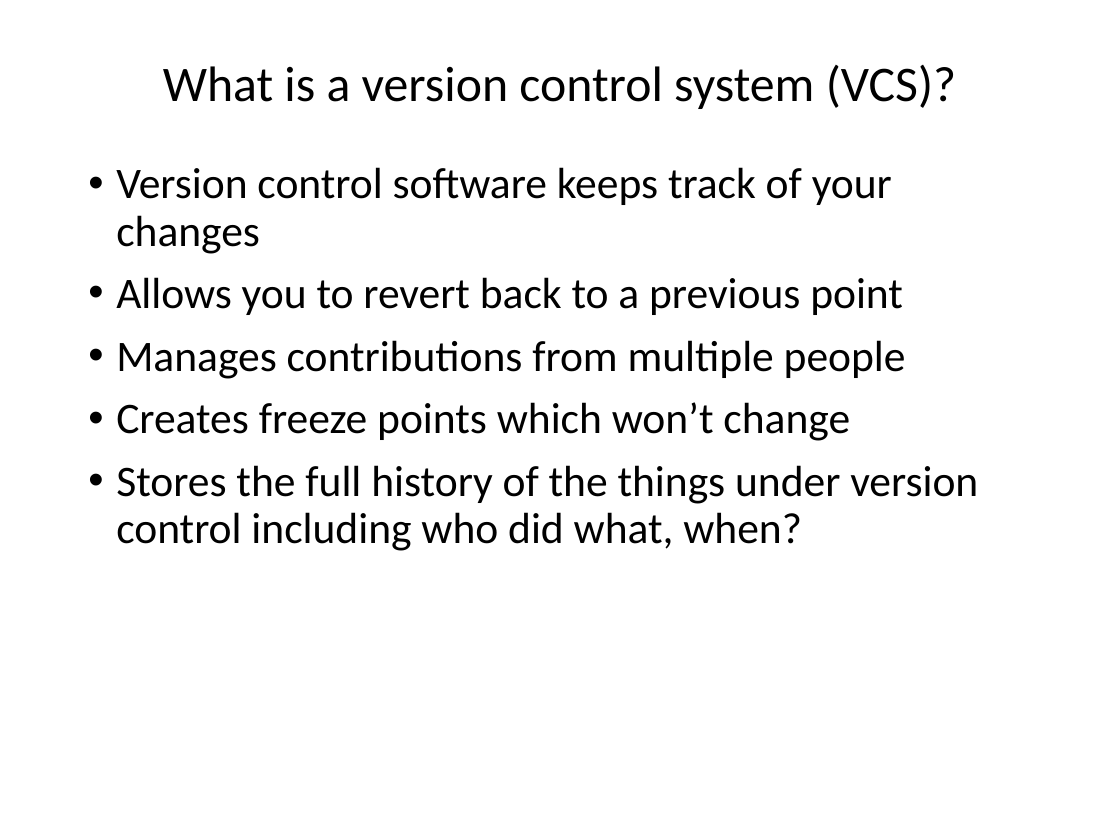
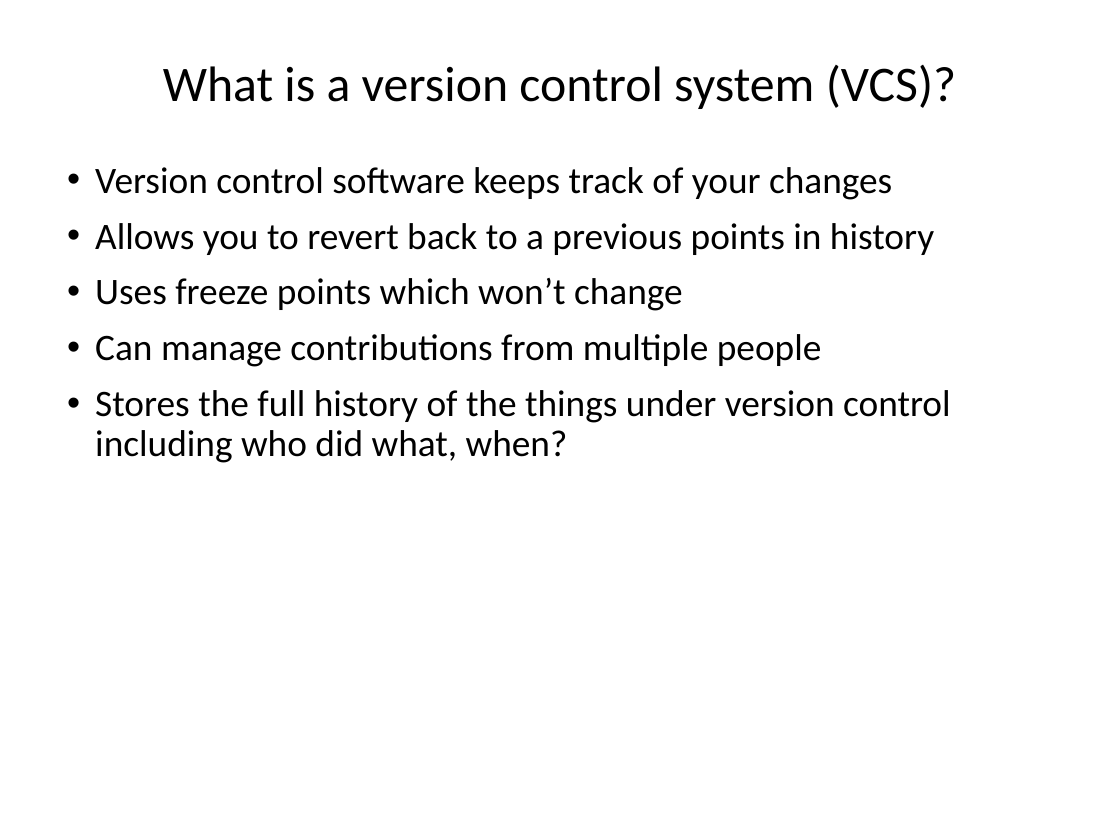
Before and after one commit to ncasuk/ncas-isc, a slide deck: slide 4 of version_control/presentations/01_git_intro.pptx. Drawn at 1120x840 pixels with LibreOffice and Linux fonts; fonts in the diff are those of the drawing; background and template pictures are left out. Boxes give left, top, right and bottom in pixels: in the first picture for what was removed or moved away, otherwise in the second. Text is boxed around its words. In the diff, an @@ line names an element or a change of style, - is before the commit and + after.

```diff
--- a/version_control/presentations/01_git_intro.pptx
+++ b/version_control/presentations/01_git_intro.pptx
@@ text "Version control software keeps track ...": place and size @@
-text "Version control software keeps track ..." at (116,167,978,551)
+text "Version control software keeps track ..." at (95,167,951,463)
@@ text at (95,167,951,463): size 28 to 24 pt in "Version control software keeps track of your ...", "Stores the full history of the things ..." @@
@@ text at (95,223,934,367): text changed; size 28 to 24 pt @@
-• Allows you to revert back to a previous point
-• Manages contributions from multiple people
-• Creates freeze points which won’t change
+• Allows you to revert back to a previous points in history
+• Uses freeze points which won’t change
+• Can manage contributions from multiple people
```
Also in this commit, not shown: 18 other slides changed, 1 slide added, 4 other files.
